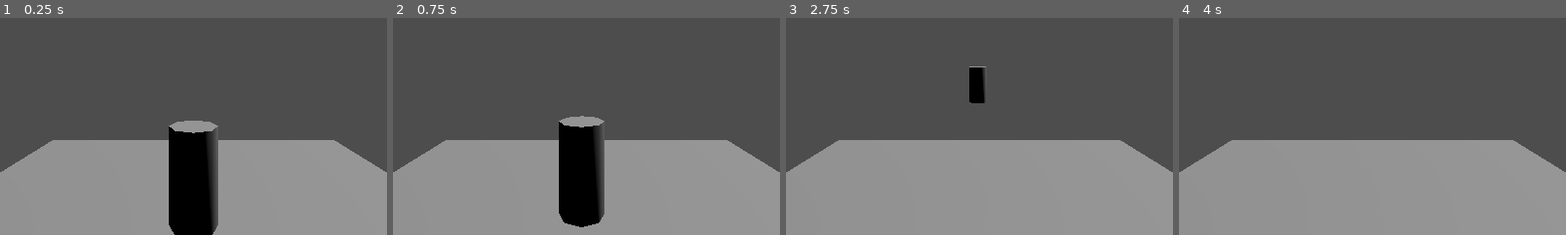
Above: before the commit, frames 1-4 (left to right).
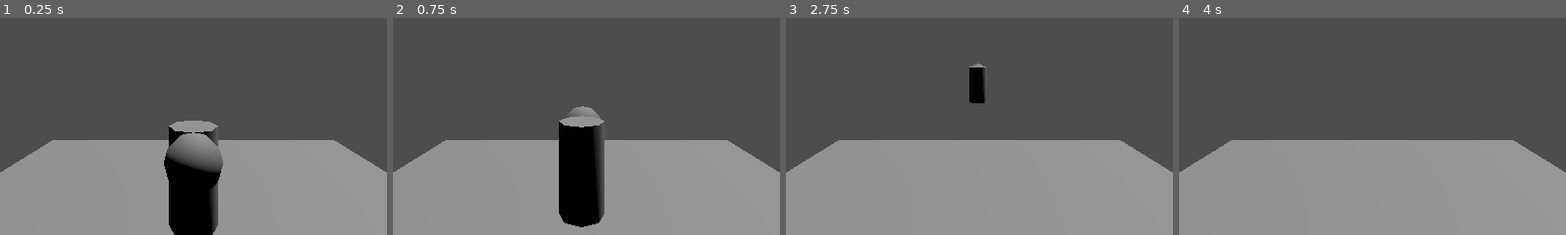
Above: after the commit, the same moments.

Repository: stron1le/MVM28
Game: Godot game, scene res://test_room.tscn
The game is run twice, just before and just after one commit, with the same random seed, the same clock (stepped at 60 frames per second) and the same inputs.
Inputs:
- Up to frame 1 (0.25 s): no input
- Up to frame 2 (0.75 s): tap Enter at 0.5 s; hold W (ForwardAxisNegative) from 0.53 s (still down); tap Left (HorizontalAxisNegative) at 0.6 s
- Up to frame 3 (2.75 s): tap Space (Jump) at 0.77, 1.52 s; tap Right (HorizontalAxisPositive) at 0.8, 1.35, 2.3 s; release W (ForwardAxisNegative) at 1.28 s; tap Left (HorizontalAxisNegative) at 1.55, 2.1 s; hold W (ForwardAxisNegative) from 2.03 s (still down)
- Up to frame 4 (4 s): tap Right (HorizontalAxisPositive) at 2.85, 3.8 s; tap Space (Jump) at 3.02, 3.5, 3.77 s; tap Left (HorizontalAxisNegative) at 3.05, 3.6 s; release W (ForwardAxisNegative) at 3.53 s
The pictures show only the part of the screen within x 25-75%, y 42-92%; the shares and areas given below are measured in that part.

The runs differ from the first frame. In frame 1, 2.0% of the frame differs, in the area x 42-58%, y 53-80%; in frame 2, 0.3%; in frame 3, less than 0.1%; in frame 4, nothing differs.

Commit message:
Added a greatsword swinging state.
Added a state for swinging a greatsword, and charging it. I'm going to need to make revisions to these states to allow the 'movement' to be stored in a variable other than forwardvel. Otherwise, the character will always need to look at the direction they are moving, which will prevent the lockon from working quite how we want it to.

Diff:
--- a/mvm28/Scripts/test_character.gd
+++ b/mvm28/Scripts/test_character.gd
@@ -3,6 +3,7 @@
 const ACT_JUMP=0x4;
 const JUMP_SPEED=10;
 const MAX_RUN_SPEED=10;
+const MAX_GREATSWORD_WALK_SPEED=3;
 const RUN_ACCELERATION=20;
 const BRAKE_ACCELERATION=20;
 const BRAKE_RANGE=PI*0.63
@@ -10,10 +11,13 @@
 const MAX_TURN_SPEED_DEGREES=720;
 const MAX_TURN_SPEED=deg_to_rad(MAX_TURN_SPEED_DEGREES);
 const BRAKE_JUMP_SPEEDS=Vector2(20,10)
-enum PLAYERSTATE {ACT_STANDING=0x0, ACT_WALKING=0x1, ACT_RUNNING=0x2, ACT_BRAKING=0x3,ACT_JUMP=0x4}
+enum PLAYERSTATE {ACT_STANDING=0x0, ACT_WALKING=0x1, ACT_RUNNING=0x2, ACT_BRAKING=0x3,ACT_JUMP=0x4,ACT_GREATSWORD_WALK,ACT_GREATSWORD_SWING}
 @export var currentState:PLAYERSTATE=PLAYERSTATE.ACT_STANDING;
 var prevAngle;
 var forwardVel:float=0;
+var swingAftermathTimer:float=0;
+var slideX=0;
+var slideZ=0;
 func _process(delta):
 	if (Input.is_action_just_pressed("Pause")):
 		Globals.paused=!Globals.paused;
@@ -30,6 +34,10 @@
 			act_braking(delta);
 		PLAYERSTATE.ACT_JUMP:
 			act_jump(delta);
+		PLAYERSTATE.ACT_GREATSWORD_WALK:
+			act_greatsword_walk(delta);
+		PLAYERSTATE.ACT_GREATSWORD_SWING:
+			act_greatsword_swing(delta);
 		_:
 			act_walking(delta);
 	#print(currentState);
@@ -53,6 +61,7 @@
 	move_and_slide();
 	if (forwardVel==0):
 		currentState=PLAYERSTATE.ACT_STANDING;
+	enter_greatsword_check();
 	check_common_exits();
 	return true;
 func act_standing(delta):
@@ -69,6 +78,7 @@
 	move_and_slide();
 	if (forwardVel!=0):
 		currentState=PLAYERSTATE.ACT_WALKING;
+	enter_greatsword_check();
 	return true;
 func act_braking(delta):
 	forwardVel=move_toward(forwardVel,0,BRAKE_ACCELERATION*delta);
@@ -100,5 +110,32 @@
 	move_and_slide();
 	if (is_on_floor()):
 		currentState=PLAYERSTATE.ACT_STANDING if intendedMagnitude==0 else PLAYERSTATE.ACT_RUNNING;
+func act_greatsword_walk(delta):
+	var movementVector = Input.get_vector("HorizontalAxisNegative","HorizontalAxisPositive","ForwardAxisNegative","ForwardAxisPositive");
+	var intendedMagnitude=movementVector.length();
+	if (movementVector!=Vector2.ZERO):
+		var forwardVec=transform.basis.z;
+		var movementVector3D = Vector3(movementVector.x,0,movementVector.y).normalized();
+		var targetAngle=forwardVec.signed_angle_to(movementVector3D,transform.basis.y);
+		transform.basis=transform.basis.rotated(transform.basis.y,targetAngle);
+		prevAngle=targetAngle;
+	forwardVel=move_toward(forwardVel,MAX_GREATSWORD_WALK_SPEED*intendedMagnitude,RUN_ACCELERATION*delta)
+	velocity=transform.basis.z*forwardVel;
+	move_and_slide();
+	if (Input.is_action_just_released("BButtonCharge")):
+		currentState=PLAYERSTATE.ACT_GREATSWORD_SWING;
+		swingAftermathTimer=2;
+	return true;
+func act_greatsword_swing(delta):
+	swingAftermathTimer=move_toward(swingAftermathTimer,0,delta);
+	if (swingAftermathTimer<=0):
+		if (forwardVel==0):
+			currentState==PLAYERSTATE.ACT_WALKING
+		else:
+			currentState=PLAYERSTATE.ACT_STANDING;
+	move_and_slide();
 func get_state_name():
 	return PLAYERSTATE.keys()[currentState]
+func enter_greatsword_check():
+	if (Input.is_action_just_pressed("BButtonCharge")):
+		currentState=PLAYERSTATE.ACT_GREATSWORD_WALK
--- a/mvm28/debug_menu.gd
+++ b/mvm28/debug_menu.gd
@@ -3,14 +3,20 @@
 const VELOCITY_LABEL_PREFIX:String = "Velocity: "
 const STATE_LABEL_PREFIX:String = "Player State: "
 const EQUIPPED_ITEM_LABEL:String = "Equipped Item: "
+var velocity_label;
+var player_state_label;
+var equipped_item_label;
 func _ready():
 	visible=false;
 	target=get_parent() as CharacterBody3D;
+	velocity_label=$VBoxContainer/VelocityLabel;
+	player_state_label=$VBoxContainer/PlayerStateLabel;
+	equipped_item_label=$VBoxContainer/EquippedItemLabel;
 func toggle_debug_menu():
 	set_visible(!visible);
 func _process(delta):
 	if (Input.is_action_just_pressed("Debug")):
 		toggle_debug_menu();
 	if (visible and target!=null):
-		$VelocityLabel.text=VELOCITY_LABEL_PREFIX+str(target.velocity);
-		$PlayerStateLabel.text=STATE_LABEL_PREFIX+target.get_state_name();
+		velocity_label.text=VELOCITY_LABEL_PREFIX+str(target.velocity);
+		player_state_label.text=STATE_LABEL_PREFIX+target.get_state_name();
--- a/mvm28/debug_menu.tscn
+++ b/mvm28/debug_menu.tscn
@@ -7,21 +7,19 @@
 offset_bottom = 646.0
 script = ExtResource("1_u3ugm")
 
-[node name="VelocityLabel" type="Label" parent="."]
+[node name="VBoxContainer" type="VBoxContainer" parent="."]
 layout_mode = 0
-offset_right = 119.0
-offset_bottom = 23.0
+offset_right = 40.0
+offset_bottom = 40.0
+
+[node name="EquippedItemLabel" type="Label" parent="VBoxContainer"]
+layout_mode = 2
+text = "Equipped Item: "
+
+[node name="VelocityLabel" type="Label" parent="VBoxContainer"]
+layout_mode = 2
 text = "Velocity: "
 
-[node name="PlayerStateLabel" type="Label" parent="."]
-offset_top = 26.0
-offset_right = 119.0
-offset_bottom = 49.0
+[node name="PlayerStateLabel" type="Label" parent="VBoxContainer"]
+layout_mode = 2
 text = "Player State:"
-
-[node name="EquippedItemLabel" type="Label" parent="."]
-layout_mode = 0
-offset_top = 50.0
-offset_right = 371.0
-offset_bottom = 73.0
-text = "Equipped Item: "
--- /dev/null
+++ b/mvm28/pause_menu.tscn
@@ -0,0 +1,16 @@
+[gd_scene format=3 uid="uid://dgeh53kc8sfcu"]
+
+[node name="PauseMenu" type="Panel"]
+visible = false
+offset_right = 1149.0
+offset_bottom = 649.0
+
+[node name="Label" type="Label" parent="."]
+layout_mode = 0
+offset_left = 579.0
+offset_top = 310.0
+offset_right = 619.0
+offset_bottom = 333.0
+text = "Paused"
+horizontal_alignment = 1
+vertical_alignment = 1
--- a/mvm28/project.godot
+++ b/mvm28/project.godot
@@ -71,6 +71,16 @@
 "events": [Object(InputEventJoypadButton,"resource_local_to_scene":false,"resource_name":"","device":-1,"button_index":4,"pressure":0.0,"pressed":true,"script":null)
 ]
 }
+Lockon={
+"deadzone": 0.2,
+"events": [Object(InputEventJoypadButton,"resource_local_to_scene":false,"resource_name":"","device":-1,"button_index":9,"pressure":0.0,"pressed":true,"script":null)
+]
+}
+BButtonCharge={
+"deadzone": 0.2,
+"events": [Object(InputEventJoypadButton,"resource_local_to_scene":false,"resource_name":"","device":-1,"button_index":1,"pressure":0.0,"pressed":true,"script":null)
+]
+}
 
 [rendering]
 
--- a/mvm28/test_character.tscn
+++ b/mvm28/test_character.tscn
@@ -1,6 +1,7 @@
-[gd_scene load_steps=4 format=3 uid="uid://1k6dthk2bt0o"]
+[gd_scene load_steps=5 format=3 uid="uid://1k6dthk2bt0o"]
 
 [ext_resource type="Script" uid="uid://rlyeabgpklfj" path="res://Scripts/test_character.gd" id="1_fksbf"]
+[ext_resource type="PackedScene" uid="uid://dgeh53kc8sfcu" path="res://pause_menu.tscn" id="2_446ey"]
 [ext_resource type="PackedScene" uid="uid://c2tmaa5okxklb" path="res://debug_menu.tscn" id="2_num78"]
 
 [sub_resource type="CylinderShape3D" id="CylinderShape3D_mii0h"]
@@ -11,24 +12,14 @@
 [node name="CSGCylinder3D" type="CSGCylinder3D" parent="."]
 transform = Transform3D(1, 0, 0, 0, 1, 0, 0, 0, 1, 0, 1, 0)
 
+[node name="CSGSphere3D" type="CSGSphere3D" parent="CSGCylinder3D"]
+transform = Transform3D(1, 0, 0, 0, 1, 0, 0, 0, 1, 0, 0.636, 1)
+
 [node name="CollisionShape3D" type="CollisionShape3D" parent="."]
 transform = Transform3D(1, 0, 0, 0, 1, 0, 0, 0, 1, 0, 1, 0)
 shape = SubResource("CylinderShape3D_mii0h")
 
-[node name="PauseMenu" type="Panel" parent="."]
-visible = false
-offset_right = 1149.0
-offset_bottom = 649.0
-
-[node name="Label" type="Label" parent="PauseMenu"]
-layout_mode = 0
-offset_left = 579.0
-offset_top = 310.0
-offset_right = 619.0
-offset_bottom = 333.0
-text = "Paused"
-horizontal_alignment = 1
-vertical_alignment = 1
+[node name="PauseMenu" parent="." instance=ExtResource("2_446ey")]
 
 [node name="DebugMenu" parent="." instance=ExtResource("2_num78")]
 visible = false
